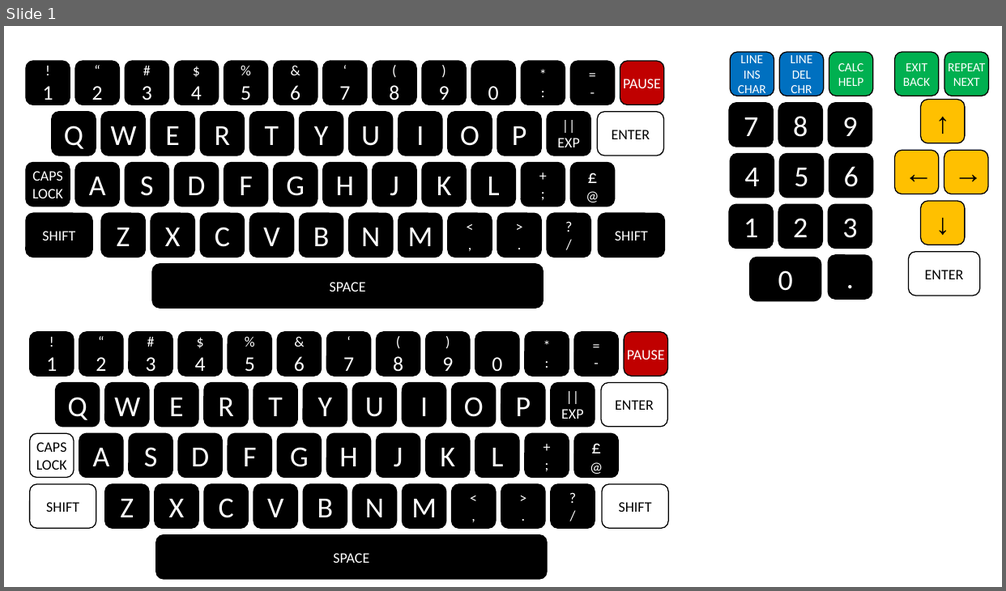
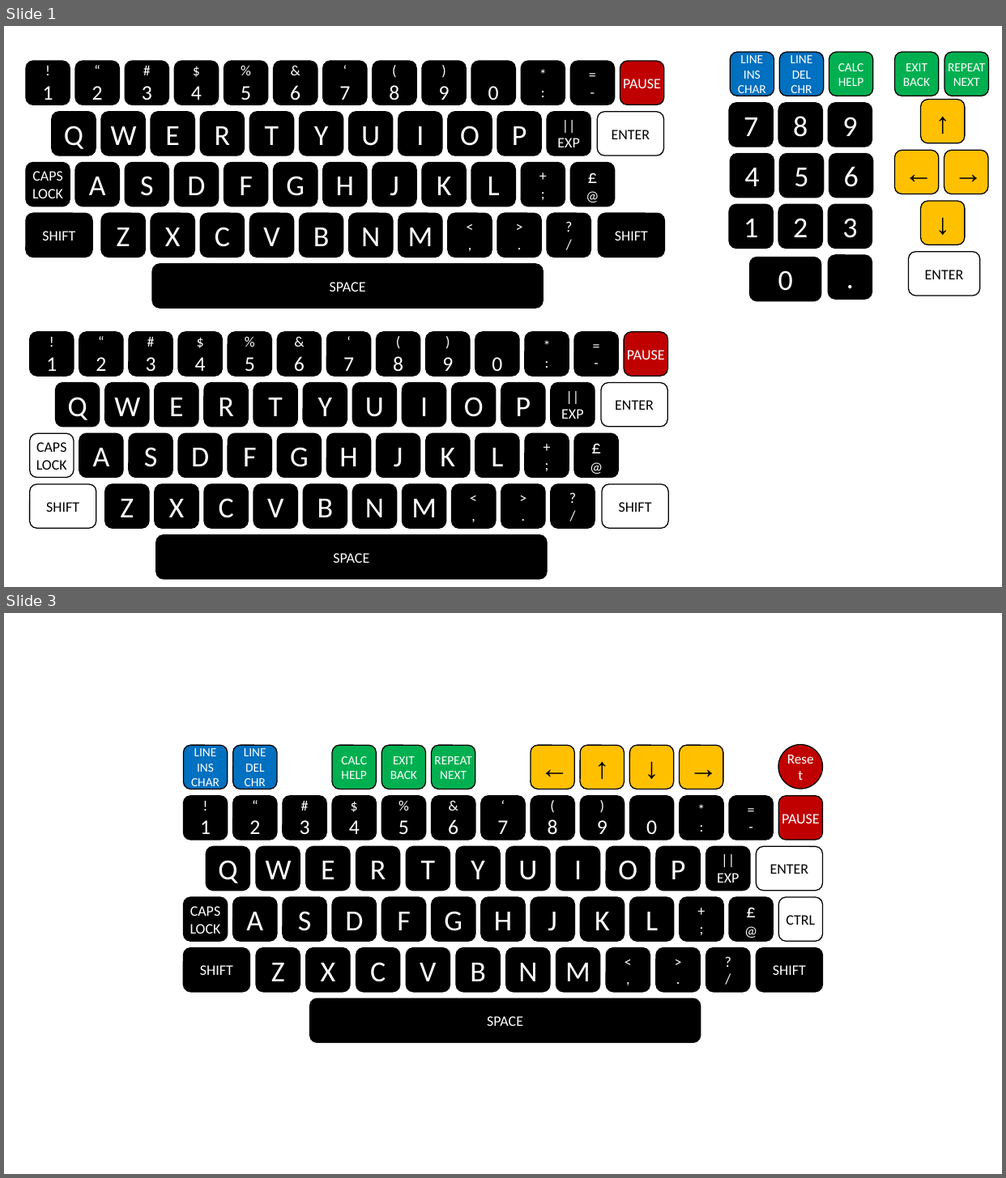
Before and after one commit to andrewtrotman/VirtualPoly, a slide deck: extras/POLYKEYBOARD.pptx. Shown one above the other, each under a label of ours: slide 1 before the commit, slides 1 and 3 after it; the slides between them are not shown. The pictures are 1006x591 and 1006x1178 pixels, drawn with LibreOffice and Linux fonts; fonts in the diff are those of the drawing. Boxes give left, top, right and bottom in pixels: in the first picture for what was removed or moved away, otherwise in the second. Text is boxed around its words. In the diff, an @@ line names an element or a change of style, - is before the commit and + after.

```diff
--- a/extras/POLYKEYBOARD.pptx
+++ b/extras/POLYKEYBOARD.pptx
@@ slide 3 added at (4,613,1002,1174), background #FFFFFF @@
@@ group added at (184,745,823,1043): 60 rounded rectangles, 1 ellipse @@
+!
+1
+“
+2
+#
+3
+$
+4
+%
+5
+&
+6
+‘
+7
+(
+8
+)
+9
+0
+*
+:
+=
+-
+PAUSE
+Z
+X
+C
+V
+B
+N
+M
+<
+,
+>
+.
+?
+/
+SHIFT
+SHIFT
+SPACE
+W
+E
+R
+T
+Y
+U
+I
+O
+P
+||
+EXP
+ENTER
+Q
+LINE
+DEL
+CHR
+CALC
+HELP
+LINE
+INS
+CHAR
+EXIT
+BACK
+↑
+→
+←
+↓
+REPEAT
+NEXT
+Reset
+A
+S
+D
+F
+G
+H
+J
+K
+L
++
+;
+£
+@
+CAPS
+LOCK
+CTRL
```
Also in this commit, not shown: 5 other slides added, 2 other files.
